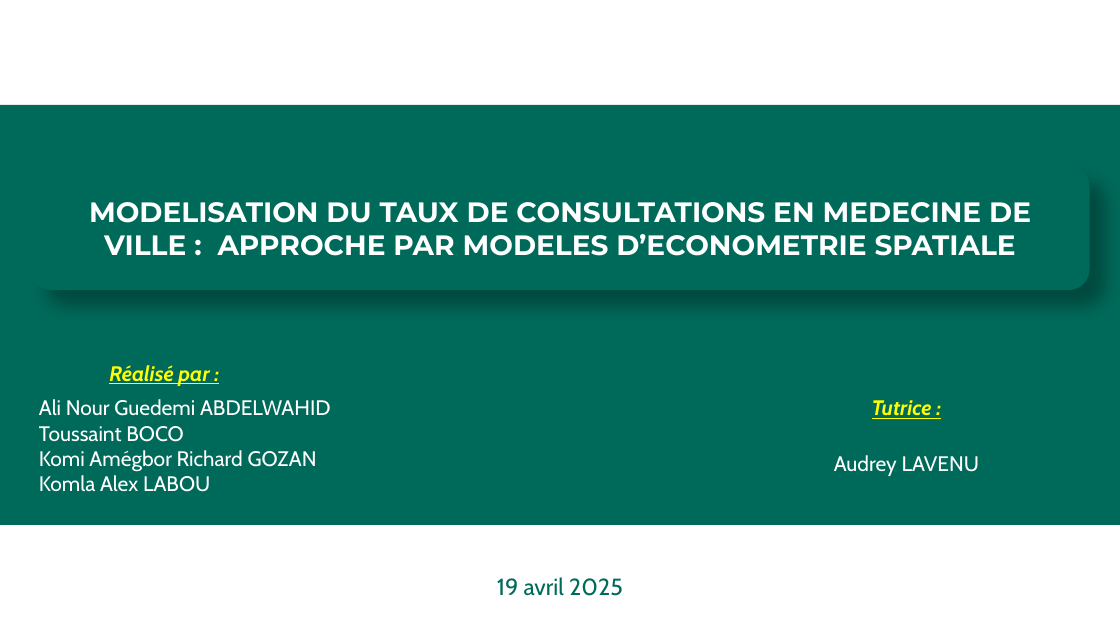
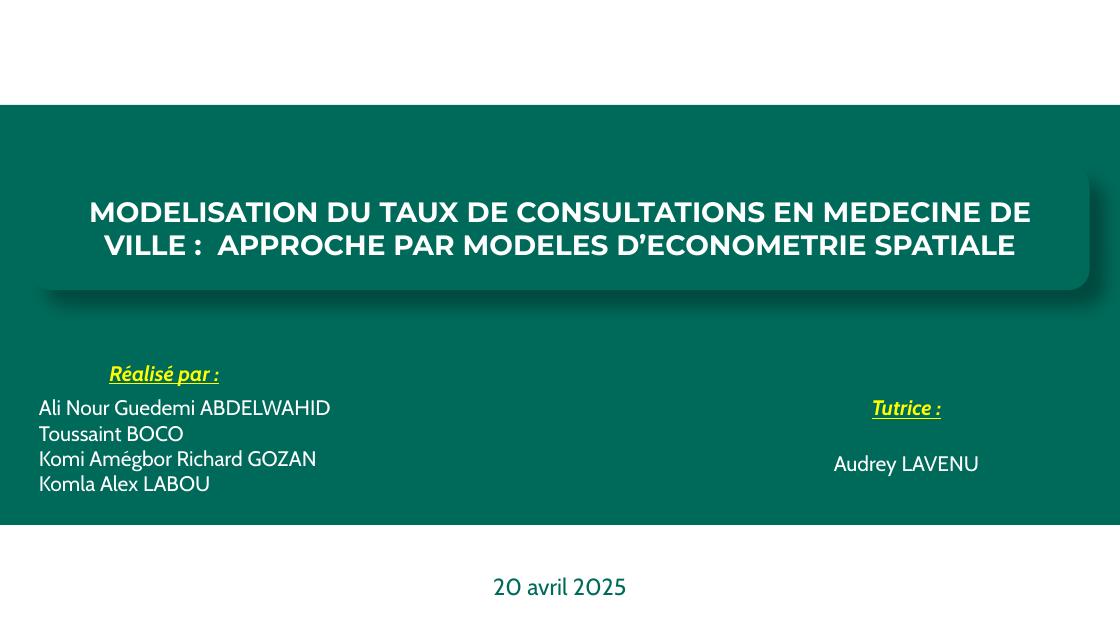
Before and after one commit to Richard-GOZAN/Projet-Stat-2A-Ensai, a slide deck: slide 1 of Présentation/Soutenance_Groupe25.pptx. Drawn at 1120x630 pixels with LibreOffice and Linux fonts; fonts in the diff are those of the drawing; background and template pictures are left out. Boxes give left, top, right and bottom in pixels: in the first picture for what was removed or moved away, otherwise in the second. Text is boxed around its words. In the diff, an @@ line names an element or a change of style, - is before the commit and + after.

```diff
--- a/Présentation/Soutenance_Groupe25.pptx
+++ b/Présentation/Soutenance_Groupe25.pptx
@@ text at [493, 577, 627, 596]: text changed @@
-19 avril 2025
+20 avril 2025
```
Also in this commit, not shown: 1 other slide changed.
